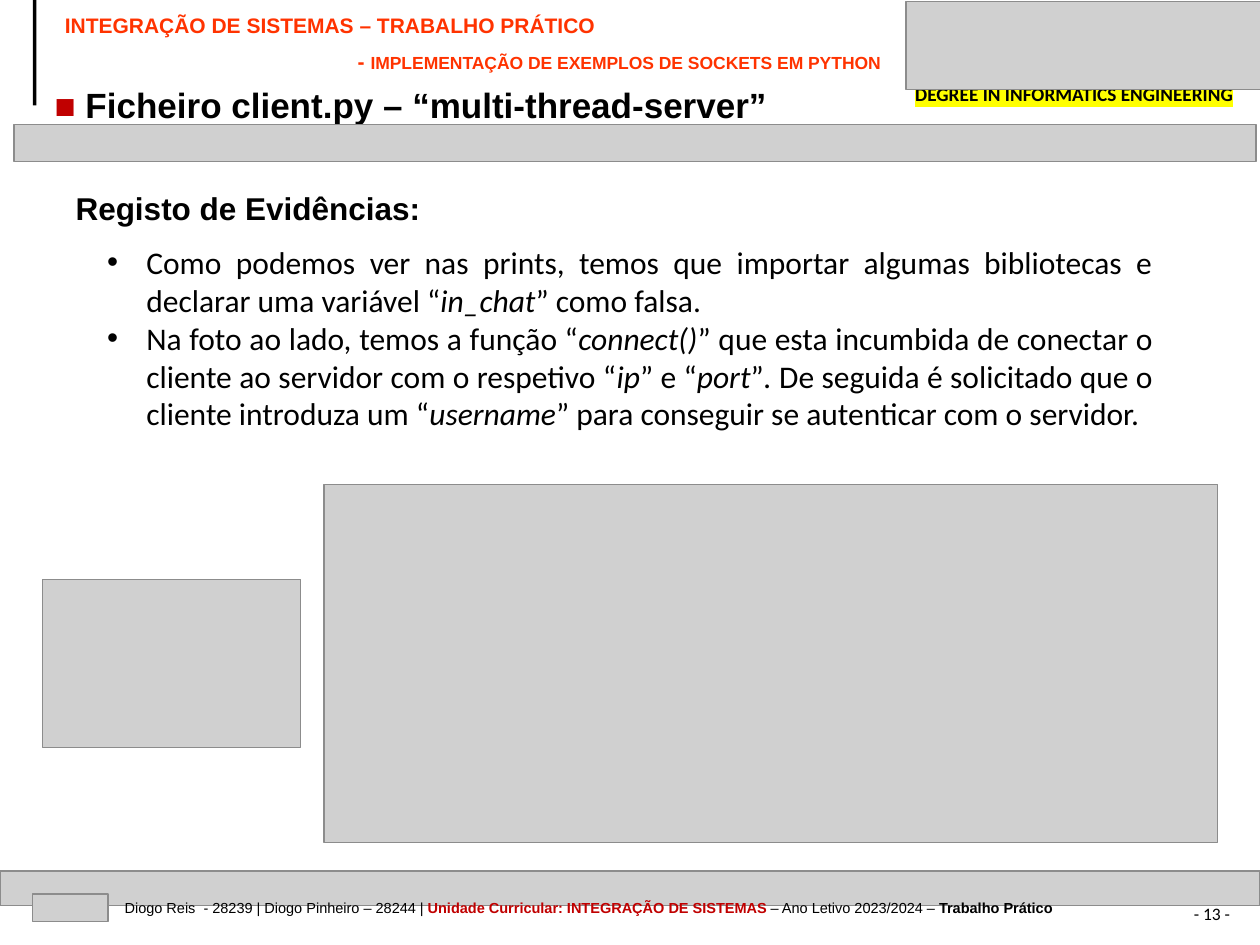
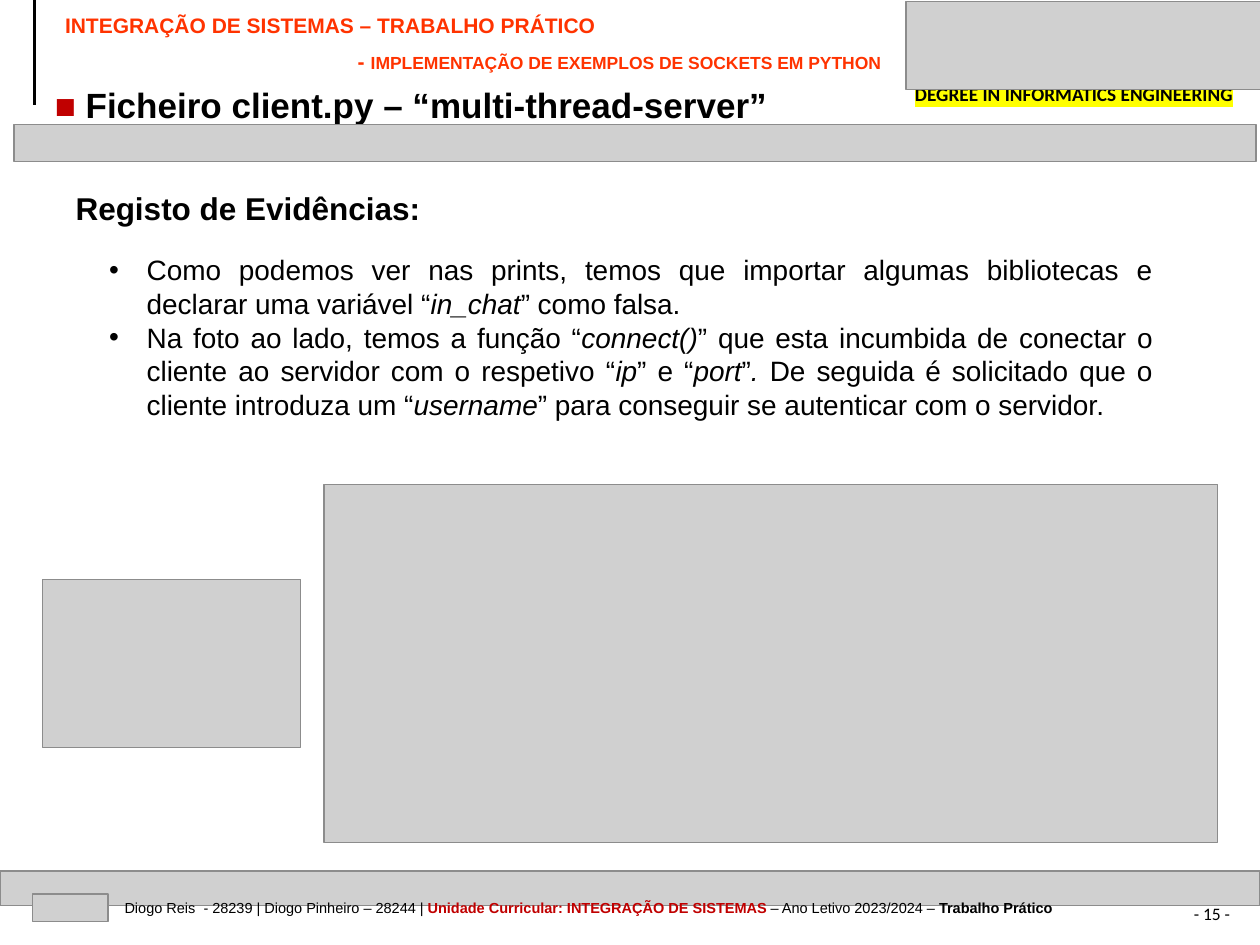
Before and after one commit to devdp11/socket_thread_conn-project, a slide deck: slide 15 of IPVC-EI-TP-SOCKETS-28244-28239.pptx (slide 13 before the commit). Drawn at 1260x945 pixels with LibreOffice and Linux fonts; fonts in the diff are those of the drawing; grey boxes stand for pictures. Boxes give left, top, right and bottom in pixels: in the first picture for what was removed or moved away, otherwise in the second. Text is boxed around its words. In the diff, an @@ line names an element or a change of style, - is before the commit and + after.

```diff
--- a/IPVC-EI-TP-SOCKETS-28244-28239.pptx
+++ b/IPVC-EI-TP-SOCKETS-28244-28239.pptx
@@ text "INTEGRAÇÃO DE SISTEMAS – TRABALHO ..." at (65, 16, 881, 73): less space between paragraphs; more space between paragraphs @@
@@ text "Como podemos ver nas prints, ...": place and size @@
-text "Como podemos ver nas prints, ..." at (146, 252, 1153, 431)
+text "Como podemos ver nas prints, ..." at (147, 259, 1153, 420)
@@ text "Como podemos ver nas prints, ..." at (147, 259, 1153, 420): size 18 to 16 pt, font Calibri to Arial; indent changed @@
@@ page number at (1203, 905, 1221, 920): text changed @@
-- 13 -
+- 15 -
```
Also in this commit, not shown: 16 other slides changed, 3 slides added, 2 other files.
